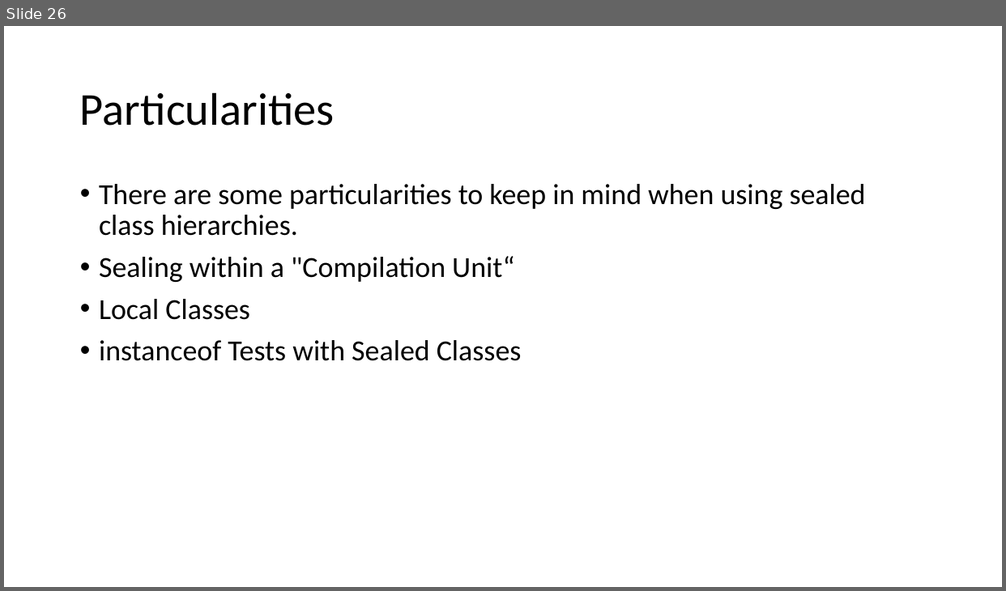
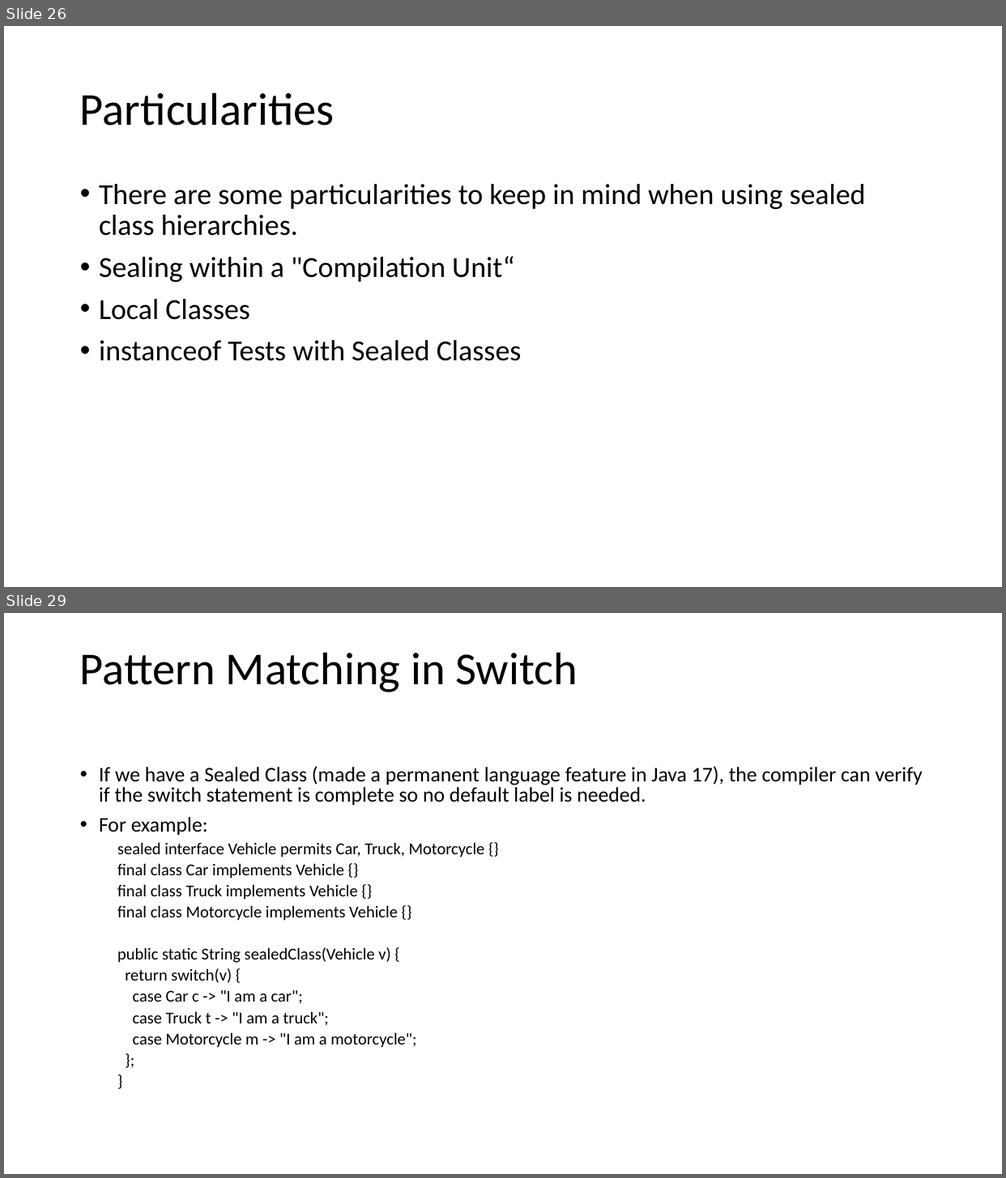
Before and after one commit to techelly/gladvancejavatraining, a slide deck: content/Java 11 and 17 Features.pptx. Shown one above the other, each under a label of ours: slide 26 before the commit, slides 26 and 29 after it; the slides between them are not shown. The pictures are 1006x591 and 1006x1178 pixels, drawn with LibreOffice and Linux fonts; fonts in the diff are those of the drawing. Boxes give left, top, right and bottom in pixels: in the first picture for what was removed or moved away, otherwise in the second. Text is boxed around its words. In the diff, an @@ line names an element or a change of style, - is before the commit and + after.

Commit message:
sealed class examples

```diff
--- a/content/Java 11 and 17 Features.pptx
+++ b/content/Java 11 and 17 Features.pptx
@@ slide 29 added at [4,613,1002,1174], background #FFFFFF @@
@@ title added at [80,652,577,692], 44 pt, text #000000 @@
+Pattern Matching in Switch
@@ text added at [99,766,923,1048], 16 pt, text #000000 @@
+• If we have a Sealed Class (made a permanent language feature in Java 17), the compiler can verify if the switch statement is complete so no default label is needed.
+• For example:
+  sealed interface Vehicle permits Car, Truck, Motorcycle {}
+  final class Car implements Vehicle {}
+  final class Truck implements Vehicle {}
+  final class Motorcycle implements Vehicle {}
+  public static String sealedClass(Vehicle v) {
+  return switch(v) {
+  case Car c -> "I am a car";
+  case Truck t -> "I am a truck";
+  case Motorcycle m -> "I am a motorcycle";
+  };
+  }
```
Also in this commit, not shown: 2 slides changed, 16 other slides added, 42 other files.
